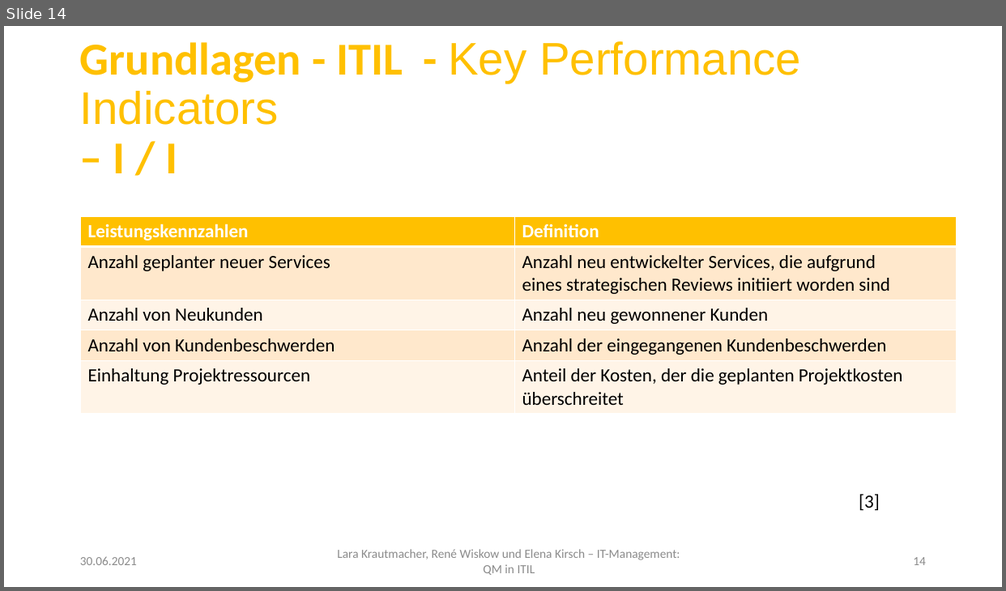
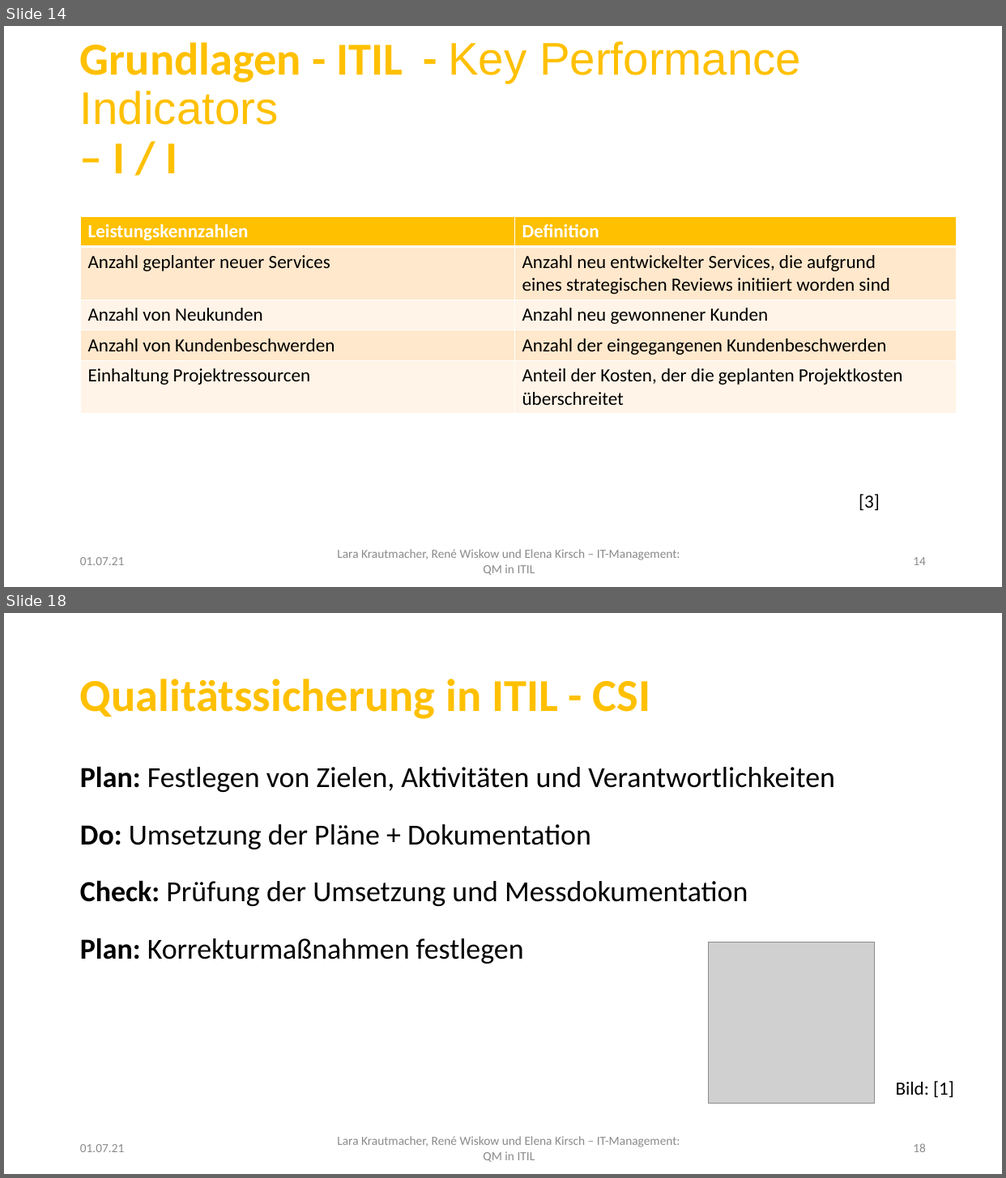
Before and after one commit to LaraKrauti/Qualitaetssicherung, a slide deck: LaraKrautmacher_RenéWiskow_ElenaKirsch_ITManagement.pptx. Shown one above the other, each under a label of ours: slide 14 before the commit, slides 14 and 18 after it; the slides between them are not shown. The pictures are 1006x591 and 1006x1178 pixels, drawn with LibreOffice and Linux fonts; fonts in the diff are those of the drawing; grey boxes stand for pictures; background and template pictures are left out. Boxes give left, top, right and bottom in pixels: in the first picture for what was removed or moved away, otherwise in the second. Text is boxed around its words. In the diff, an @@ line names an element or a change of style, - is before the commit and + after.

Commit message:
Folien Qualitätssicherung Theorie und Praxis

```diff
--- a/LaraKrautmacher_RenéWiskow_ElenaKirsch_ITManagement.pptx
+++ b/LaraKrautmacher_RenéWiskow_ElenaKirsch_ITManagement.pptx
@@ slide 18 added at <box>4,613,1002,1174</box>, background #FFFFFF; not listed: 1 template element that a slide beside it also shows @@
@@ title added at <box>80,679,651,719</box>, 44 pt, text #FFC000, bold @@
+Qualitätssicherung in ITIL - CSI
@@ text added at <box>80,766,835,964</box>, 28 pt, text #000000 @@
+Plan: Festlegen von Zielen, Aktivitäten und Verantwortlichkeiten
+Do: Umsetzung der Pläne + Dokumentation
+Check: Prüfung der Umsetzung und Messdokumentation
+Plan: Korrekturmaßnahmen festlegen
@@ picture added at <box>709,943,875,1104</box> @@
@@ text added at <box>896,1081,954,1097</box>, 18 pt, text #000000 @@
+Bild: [1]
@@ text added at <box>80,1144,124,1152</box>, 12 pt, text #8C8C8C @@
+01.07.21
@@ page number added at <box>913,1144,926,1152</box>, 12 pt, text #8C8C8C @@
+18
@@ slide 14 changed as well @@
@@ text at <box>80,557,124,565</box>: text changed @@
-30.06.2021
+01.07.21
```
Also in this commit, not shown: 30 other slides changed, 21 other slides added, 1 slide removed, 10 other files.
